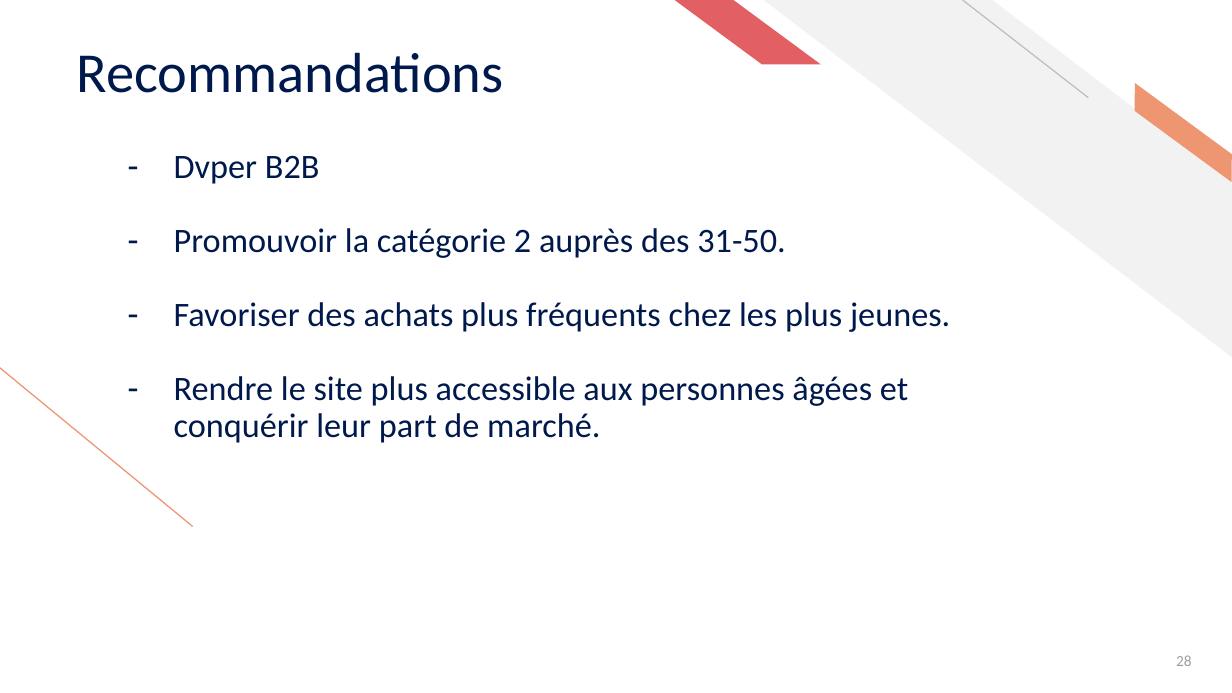
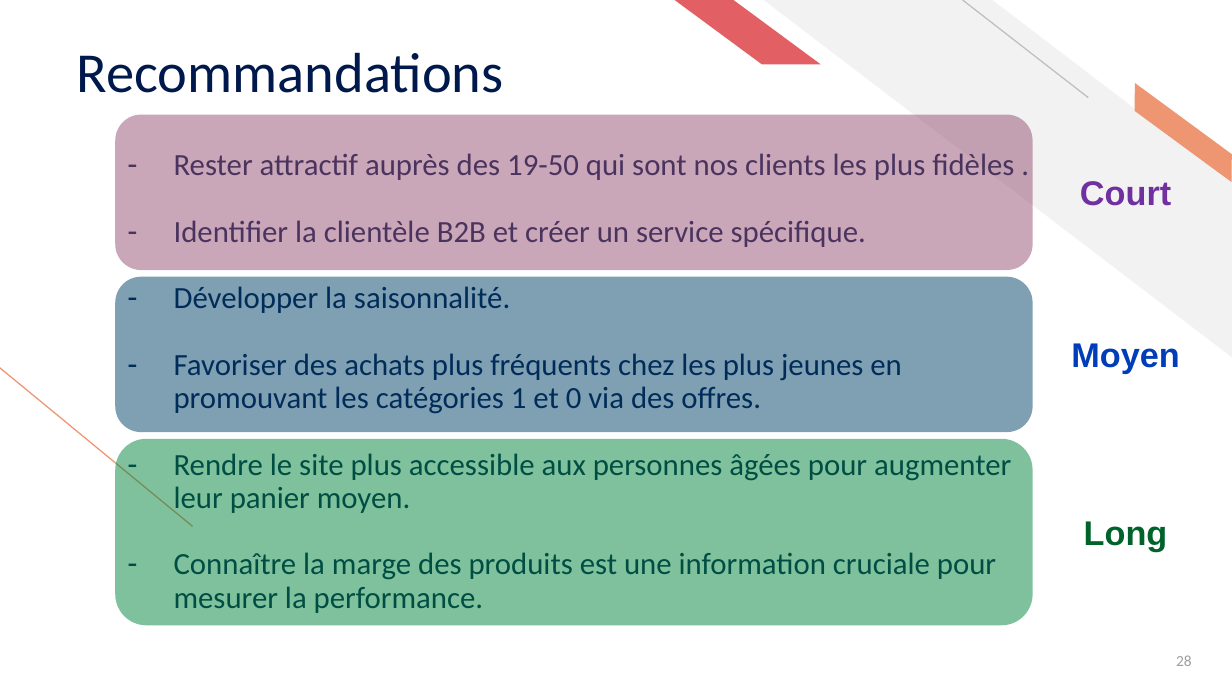
Before and after one commit to ziedbelhocine/Cours-OC, a slide deck: slide 28 of Data_Analyst/Projet_9/Belhocine_Zied_2_support_presentation_042026.pptx. Drawn at 1232x693 pixels with LibreOffice and Linux fonts; fonts in the diff are those of the drawing. Boxes give left, top, right and bottom in pixels: in the first picture for what was removed or moved away, otherwise in the second. Text is boxed around its words. In the diff, an @@ line names an element or a change of style, - is before the commit and + after.

```diff
--- a/Data_Analyst/Projet_9/Belhocine_Zied_2_support_presentation_042026.pptx
+++ b/Data_Analyst/Projet_9/Belhocine_Zied_2_support_presentation_042026.pptx
@@ rounded rectangle added at [116, 115, 1034, 270], fill #954F72 at 50% opacity @@
@@ text at [174, 153, 1014, 613]: text changed; size 20 to 18 pt @@
-– Dvper B2B
-– Promouvoir la catégorie 2 auprès des 31-50.
-– Favoriser des achats plus fréquents chez les plus jeunes.
-– Rendre le site plus accessible aux personnes âgées et conquérir leur part de marché.
+– Rester attractif auprès des 19-50 qui sont nos clients les plus fidèles .
+– Identifier la clientèle B2B et créer un service spécifique.
+– Développer la saisonnalité.
+– Favoriser des achats plus fréquents chez les plus jeunes en promouvant les catégories 1 et 0 via des offres.
+– Rendre le site plus accessible aux personnes âgées pour augmenter leur panier moyen.
+– Connaître la marge des produits est une information cruciale pour mesurer la performance.
@@ text added at [1080, 181, 1171, 206], 20 pt, text #7030A0, bold @@
+Court
@@ rounded rectangle added at [116, 277, 1034, 432], fill #014067 at 50% opacity @@
@@ text added at [1071, 343, 1179, 374], 20 pt, text #003DB8, bold @@
+Moyen
@@ rounded rectangle added at [116, 439, 1034, 625], fill #00843B at 50% opacity @@
@@ text added at [1084, 521, 1168, 551], 20 pt, text #00632C, bold @@
+Long
```
Also in this commit, not shown: 8 other slides changed, 15 other files.
